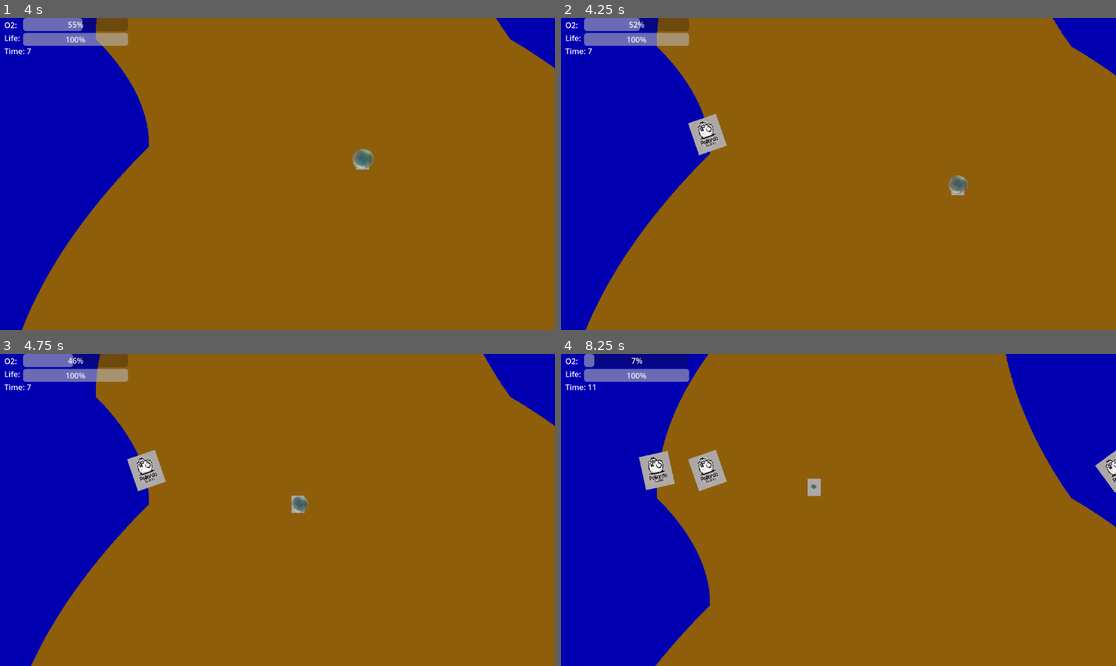
Above: before the commit, frames 1-4 (two rows, left to right).
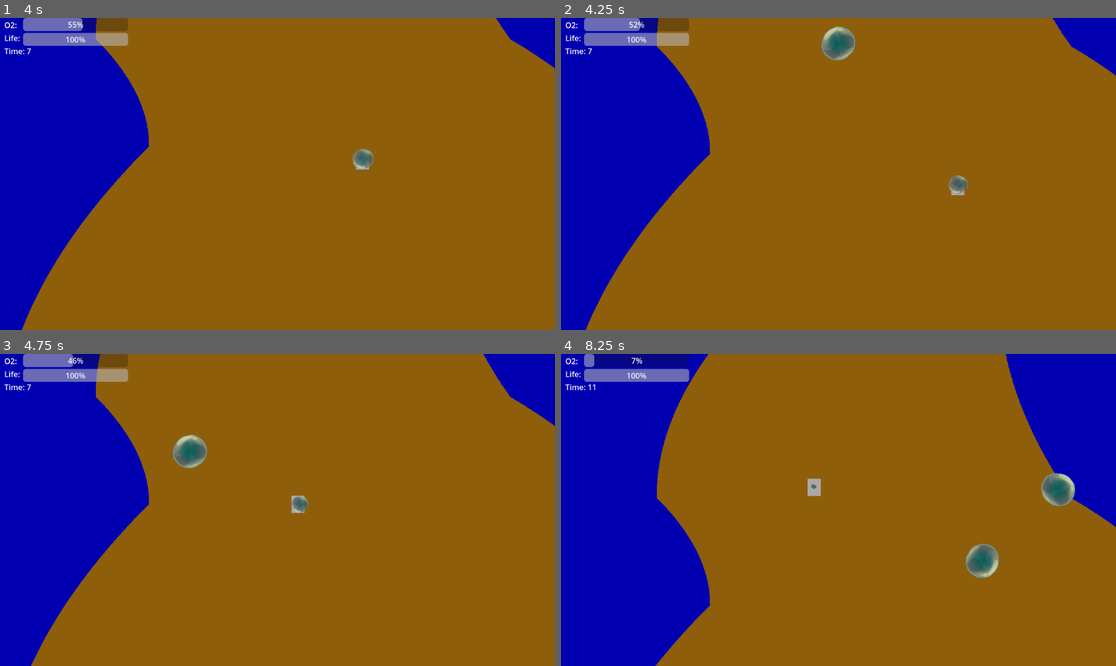
Above: after the commit, the same moments.

Repository: KnGod667/GGJ2025
Game: Godot game, scene res://scenes/main scene.tscn
Same seed, same stepped clock (60 frames per second), same inputs: the game is played once before the commit and once after it.
Inputs (mouse positions are in pixels of both pictures, inside the frame that each line leads up to):
- Up to frame 1 (4 s): move the mouse to (399, 158) at 0.52 s; click (399, 158) at 0.67 s; move the mouse to (166, 189) at 1.27 s; click (166, 189) at 1.42 s; move the mouse to (333, 105) at 2.02 s; click (333, 105) at 2.17 s; move the mouse to (249, 236) at 2.77 s; click (249, 236) at 2.92 s; move the mouse to (444, 220) at 3.52 s; click (444, 220) at 3.67 s
- Up to frame 2 (4.25 s): no input
- Up to frame 3 (4.75 s): move the mouse to (111, 463) at 4.27 s; click (111, 463) at 4.42 s
- Up to frame 4 (8.25 s): move the mouse to (866, 510) at 5.02 s; click (866, 510) at 5.17 s; move the mouse to (755, 432) at 5.77 s; click (755, 432) at 5.92 s; move the mouse to (960, 494) at 6.52 s; click (960, 494) at 6.67 s; move the mouse to (727, 525) at 7.27 s; click (727, 525) at 7.42 s; move the mouse to (894, 441) at 8.02 s; click (894, 441) at 8.17 s

Frame 1 is identical in both runs. In frame 2, 1.1% of the frame differs, in the area x 22-54%, y 2-45%; in frame 3, 1.1%; in frame 4, 2.5%, in the area x 14-100%, y 30-72%.

Commit message:
Desplazam gen, desaparicion, gen peces

Diff:
--- a/scenes/main scene.tscn
+++ b/scenes/main scene.tscn
@@ -1,9 +1,10 @@
-[gd_scene load_steps=5 format=3 uid="uid://dnxw8vmc4fas2"]
+[gd_scene load_steps=6 format=3 uid="uid://dnxw8vmc4fas2"]
 
 [ext_resource type="PackedScene" uid="uid://dyranqmajllgv" path="res://scenes/terrain generator.tscn" id="1_3vxyn"]
 [ext_resource type="PackedScene" uid="uid://b3jnvwtu7da8p" path="res://scenes/CONTROL_UI/ui.tscn" id="2_p63ek"]
 [ext_resource type="Script" path="res://scripts/obstacles.gd" id="3_lmpng"]
 [ext_resource type="PackedScene" uid="uid://cw6q6vxj225wp" path="res://scenes/personaje.tscn" id="3_s1njr"]
+[ext_resource type="Script" path="res://scripts/mobs/enemies_fish.gd" id="4_opciq"]
 
 [node name="MainScene" type="Node2D"]
 
@@ -17,4 +18,8 @@
 position = Vector2(579, 642)
 script = ExtResource("3_lmpng")
 
+[node name="Enemies_fish" type="Node2D" parent="TerrainGenerator"]
+script = ExtResource("4_opciq")
+time_spawn = 2.0
+
 [node name="UI" parent="." instance=ExtResource("2_p63ek")]
--- a/scenes/mobs/fish.tscn
+++ b/scenes/mobs/fish.tscn
@@ -30,7 +30,6 @@
 script = ExtResource("1_te6qd")
 
 [node name="path1" type="Path2D" parent="."]
-position = Vector2(645, 639)
 curve = SubResource("Curve2D_c8cvd")
 
 [node name="PathFollow2D" type="PathFollow2D" parent="path1"]
@@ -39,7 +38,6 @@
 loop = false
 
 [node name="path2" type="Path2D" parent="."]
-position = Vector2(645, 639)
 curve = SubResource("Curve2D_18wgj")
 
 [node name="PathFollow2D" type="PathFollow2D" parent="path2"]
@@ -47,7 +45,6 @@
 loop = false
 
 [node name="path3" type="Path2D" parent="."]
-position = Vector2(645, 639)
 curve = SubResource("Curve2D_25udm")
 
 [node name="PathFollow2D" type="PathFollow2D" parent="path3"]
@@ -57,7 +54,6 @@
 loop = false
 
 [node name="path4" type="Path2D" parent="."]
-position = Vector2(645, 639)
 curve = SubResource("Curve2D_smw2k")
 
 [node name="PathFollow2D" type="PathFollow2D" parent="path4"]
--- a/scenes/obstacles/generador.tscn
+++ b/scenes/obstacles/generador.tscn
@@ -11,7 +11,7 @@
 texture = ExtResource("2_fp6e0")
 
 [node name="Timer" type="Timer" parent="."]
-wait_time = 1.443
+wait_time = 7.0
 one_shot = true
 autostart = true
 
--- /dev/null
+++ b/scripts/mobs/enemies_fish.gd
@@ -0,0 +1,37 @@
+extends Node2D
+
+@export var time_spawn: float
+var timer :Timer = Timer.new()
+var fish_enemy = preload("res://scenes/mobs/fish.tscn")
+
+func _ready() -> void:
+	add_child(timer)
+	timer.timeout.connect(_timer_timeout)
+	timer.start(time_spawn)
+
+func crear_enemigo():
+	var pos: Vector2
+	var set_rot
+	var rand = randi_range(0,3)
+	if  rand == 0:
+		pos = Vector2(randf_range(100,1000), 600)
+		set_rot = 0
+	if rand == 1:
+		pos = Vector2(randf_range(100,1000), -10)
+		set_rot = 180
+	if rand == 2:
+		pos = Vector2(1150,randf_range(100,600))
+		set_rot = -90
+	if rand == 3:
+		pos = Vector2(0,randf_range(100,600))
+		set_rot = 90
+	var fish_instantiate = fish_enemy.instantiate()
+	fish_instantiate.position = pos
+	fish_instantiate.rotation = set_rot
+	add_child(fish_instantiate)
+
+
+
+
+func _timer_timeout() -> void:
+	crear_enemigo()
--- a/scripts/obstacles.gd
+++ b/scripts/obstacles.gd
@@ -3,19 +3,18 @@
 
 var timer :Timer = Timer.new()
 var gey  =  preload("res://scenes/obstacles/generador.tscn")
+var f : Node2D
 var geyIns : Node2D
-var pos = global_position + Vector2(0, -600)
-var pos2 =global_position + Vector2(0, -590)
+var en_mapa : bool = false
+var pos = global_position + Vector2(0, -800)
+var pos2 =global_position + Vector2(0, -790)
 
 #Crea un timer para hacer el escaneo cada x tiempo
 func _ready() -> void:
 	add_child(timer)
 	timer.timeout.connect(_timer_timeout)
-	timer.start(2)
+	timer.start(5)
 
-
-func _process(delta: float) -> void:
-	pass
 #Al acabar de forma aleatoria escanea o para derecha o para izquierda poquito a poco
 func _timer_timeout():
 	if !TerrainAdapter.is_coliding(pos):
@@ -27,19 +26,18 @@
 
 #Escanea en la dir dicha, genera lo que quieras en esa posicion en que detecto colision y reinicia la pos para la sig generacion
 func scan(move):
-	while !TerrainAdapter.is_coliding(pos) and pos.x<TerrainAdapter.image.get_width():
+	while !TerrainAdapter.is_coliding(pos) and (pos.x<TerrainAdapter.image.get_width()):
 		pos += Vector2(move, 0)
 		pos2 += Vector2(move, 0)
 	var pendiente = pendiente(pos, pos2)
-	print(pendiente)
 	generateObj(pos, pendiente)
-	pos = global_position + Vector2(0, -400)
+	pos = global_position + Vector2(0, -800)
 
 #Esto esta chapucero pero add el objeto al nodo y lo posiciona donde encontro la colision
 func generateObj(posGen, pendiente):
 	geyIns.rotation = pendiente
 	add_child(geyIns)
-	var f : Node2D = get_child(get_child_count()-1)
+	f = get_child(get_child_count()-1)
 	f.global_position = posGen
 
 func pendiente(p, p2):
--- a/scripts/obstacles/generador.gd
+++ b/scripts/obstacles/generador.gd
@@ -1,7 +1,17 @@
 extends Node2D
 
 var bubble = preload("res://scenes/mobs/o2_burbuja.tscn")
+var scroll = 0.0
+
+func _process(delta: float) -> void:
+	scroll+=delta*GlobalVariables.scroll_speed
+	if scroll > 1.0:
+		scroll-=1.0
+		position.y+=1
+	if position.y > 648:
+		queue_free()
 
 func _on_timer_timeout() -> void:
 	var bubbleins = bubble.instantiate()
-	add_child(bubbleins)
+	bubbleins.position = position
+	get_parent().add_child(bubbleins)
--- a/scripts/terrain_adapter.gd
+++ b/scripts/terrain_adapter.gd
@@ -8,7 +8,6 @@
 	if(!initialized):
 		tg = get_tree().root.find_child("TerrainGenerator",true,false)
 		image = tg.data;
-		print(tg,", ",image)
 		if(tg != null):
 			initialized = true
 		else:
@@ -17,7 +16,6 @@
 	var y = (point.y-tg.y_offset+400)
 	if y < 0:
 		y+=image.get_height()
-	print(point.x," ",y," ",image.get_pixel(point.x,y))
 	return image.get_pixel(point.x,y).r>0.5
 
 func get_collision_vector(point:Vector2i,radius:int) -> Vector2:
@@ -52,10 +50,3 @@
 
 func _ready() -> void:
 	pass # Replace with function body.
-
-func _input(event: InputEvent) -> void:
-	if Input.is_mouse_button_pressed(MOUSE_BUTTON_LEFT):
-		if is_coliding(get_viewport().get_mouse_position()):
-			print("yes")
-		else:
-			print("no")
